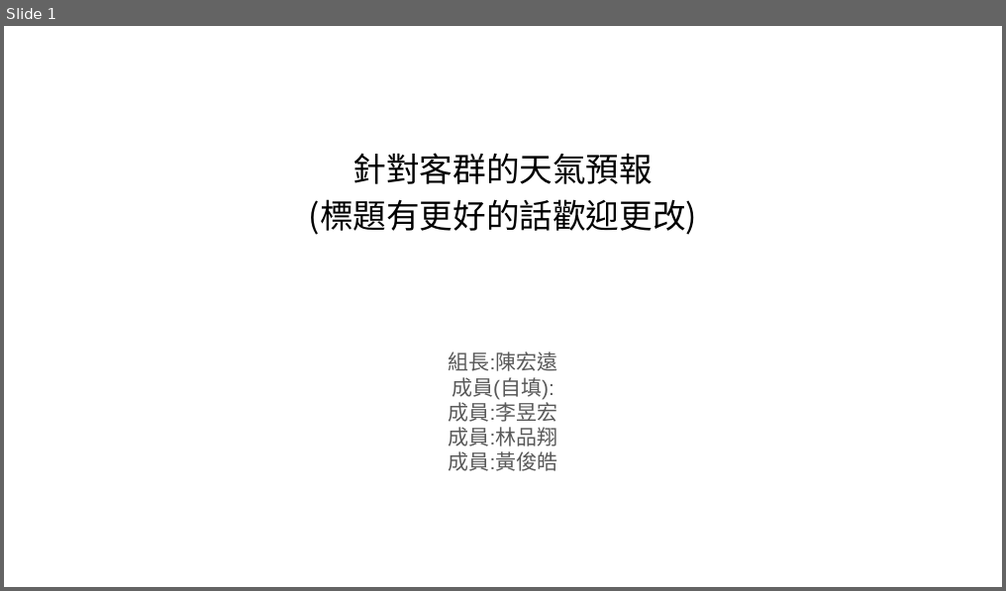
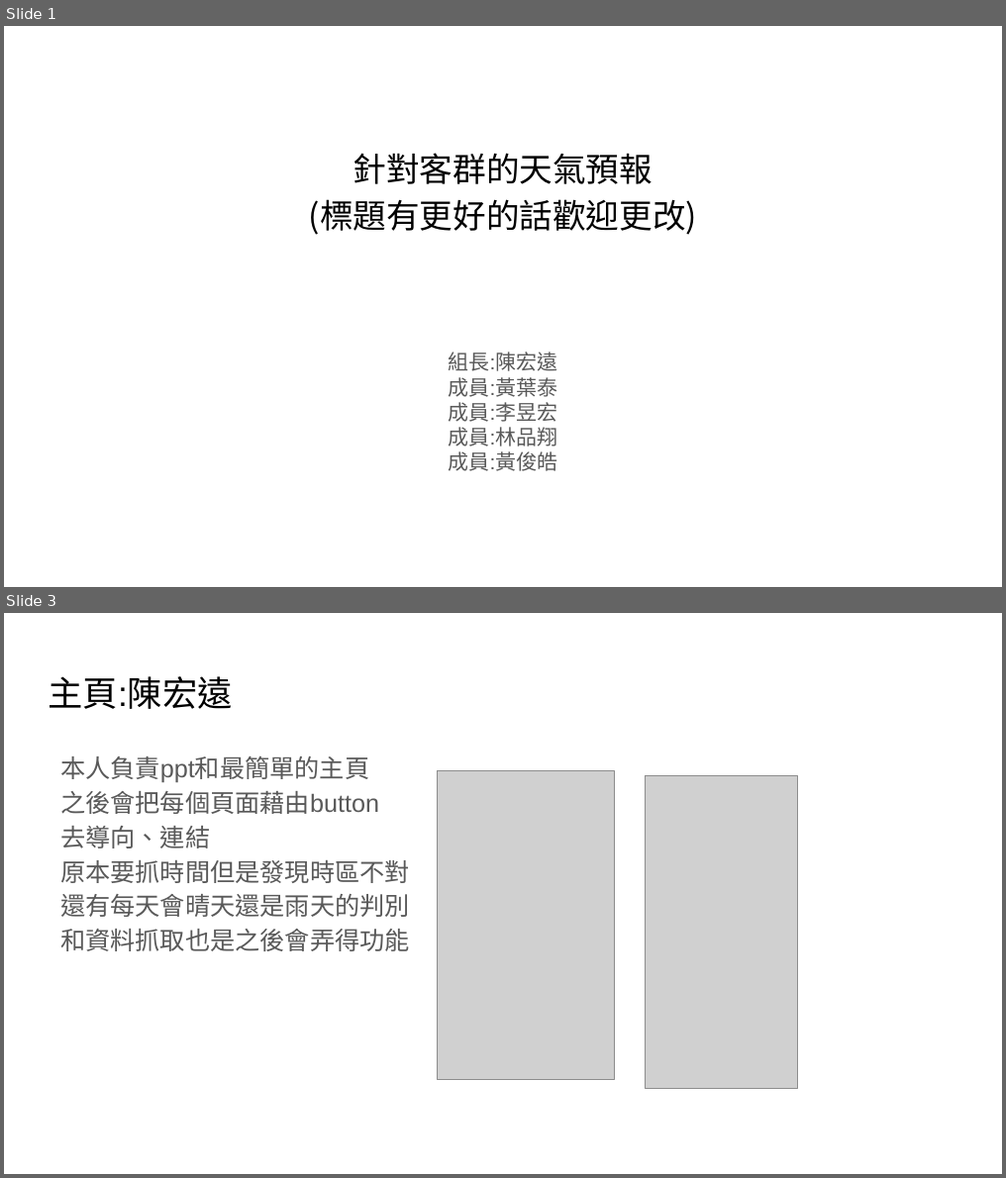
Before and after one commit to victor881212/weatherapp, a slide deck: 期中第六組.pptx. Shown one above the other, each under a label of ours: slide 1 before the commit, slides 1 and 3 after it; the slides between them are not shown. The pictures are 1006x591 and 1006x1178 pixels, drawn with LibreOffice and Linux fonts; fonts in the diff are those of the drawing; grey boxes stand for pictures. Boxes give left, top, right and bottom in pixels: in the first picture for what was removed or moved away, otherwise in the second. Text is boxed around its words. In the diff, an @@ line names an element or a change of style, - is before the commit and + after.

```diff
--- a/期中第六組.pptx
+++ b/期中第六組.pptx
@@ slide 3 added at [4,613,1002,1174], background #FFFFFF @@
@@ title added at [48,676,232,709], 25.2 pt, text #000000 @@
+主頁:陳宏遠
@@ text added at [60,757,410,952], 18 pt, text #595959 @@
+本人負責ppt和最簡單的主頁
+之後會把每個頁面藉由button
+去導向、連結
+原本要抓時間但是發現時區不對
+還有每天會晴天還是雨天的判別
+和資料抓取也是之後會弄得功能
@@ picture added at [437,770,614,1079] @@
@@ picture added at [646,775,798,1088] @@
@@ slide 1 changed as well @@
@@ subtitle at [449,377,558,397]: text changed @@
-成員(自填):
+成員:黃葉泰
```
Also in this commit, not shown: 6 other slides added, 1 slide removed, 2 other files.
